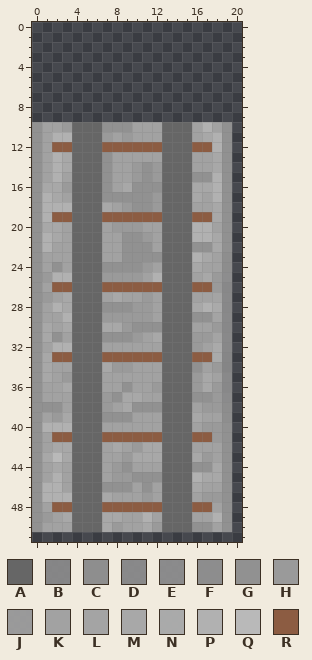
Edited in one commit: pixel-art sprite (img/trackSE.png). The first picture shows the starting point.
The file is 27x60 pixels. Pixels under 10% opacity are left out. Colours within 5 levels of each other are drawn and written as one. Shown: x 0..20, y 0..51.
Palette (. is transparent): A #666666  B #909090dd  C #909090f9  D #919191e4  E #919191eb  F #919191f2  G #919191  H #9a9a9a  J #9c9c9cf8  K #a2a2a2  L #a8a8a8f5  M #a8a8a8  N #aeaeaef5  P #b1b1b1  Q #b9b9b9  R #8c5c42
Pixels before, first column x 0:
10 GKKHAAAGGGKKKAAAKPKG
11 GKPPAAAHKHKKKAAAKMPG
12 GKRRAAARRRRRRAAARRPG
13 GKPMAAAGKKKKKAAAKKMG
14 GKPMAAAGKKHGHAAAKKMG
15 GKPKAAAGKKHGHAAAGGPG
16 GMMHAAAGKMGGGAAAMMPG
17 GPMKAAAGGGGGHAAAMKPG
18 GPPPAAAMKHGGHAAAKKMG
19 GPRRAAARRRRRRAAARRMG
20 GMMKAAAKHHHKKAAAPPKG
21 GPMKAAAKKGGHKAAAPPMG
22 GPKKAAAKKGGGKAAAGGMG
23 GKKKAAAKKGGGGAAAPMKC
24 GKGKAAAGGGGHKAAAMKKF
25 GHPPAAAHHHHKPAAAKMHF
26 GKRRAAARRRRRRAAARRJD
27 GHKMAAAKMKKHKAAAKKLD
28 GKPMAAAGGGHHKAAAMPND
29 GKKPAAAHHHHHKAAAGGLD
30 GMKMAAAMMHGGGAAAKKJD
31 GMGKAAAGGGHKMAAAHHLD
32 GKPPAAAKKKKKKAAAHKND
33 GMRRAAARRRRRRAAARRNB
34 GMKKAAAMHHKKKAAAGKJB
35 GMKHAAAKKKKKKAAAHMKD
36 GKKMAAAKKGKKHAAAHMHD
37 GKKKAAAHGMMKKAAAGGHE
38 GGGKAAAHKMGGGAAAKHHF
39 GKHMAAAGGGKKKAAAMKKC
40 GPPPAAAKKKKKKAAAKHHG
41 GKRRAAARRRRRRAAARRHG
42 GKMMAAAKMKHMMAAAKKKG
43 GMQMAAAKKHMMMAAAMHKG
44 GKMKAAAKHGKKKAAAGGMG
45 GKPKAAAKHHGGGAAAPMMG
46 GPPKAAAGGGKGKAAAMKKG
47 GPPPAAAMKKKHKAAAKHHG
48 GKRRAAARRRRRRAAARRKG
49 GHKMAAAMMKKPKAAAKKPG
50 GKKKAAAMHKKMHAAAGGKG
Once edited:
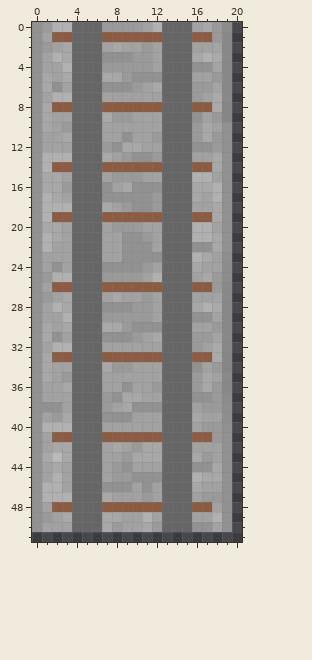
Edits made:
{"y":0,"x":0,"old":"....................","new":"GHPPAAAHHHHKPAAAKMHF"}
{"y":1,"x":0,"old":"....................","new":"GKRRAAARRRRRRAAARRJD"}
{"y":2,"x":0,"old":"....................","new":"GHKMAAAKMKKHKAAAKKLD"}
{"y":3,"x":0,"old":"....................","new":"GKPMAAAGGGHHKAAAMPND"}
{"y":4,"x":0,"old":"....................","new":"GKKPAAAHHHHHKAAAGGLD"}
{"y":5,"x":0,"old":"....................","new":"GMKMAAAMMHGGGAAAKKJD"}
{"y":6,"x":0,"old":"....................","new":"GMGKAAAGGGHKMAAAHHLD"}
{"y":7,"x":0,"old":"....................","new":"GKPPAAAKKKKKKAAAHKND"}
{"y":8,"x":0,"old":"....................","new":"GMRRAAARRRRRRAAARRNB"}
{"y":9,"x":0,"old":"....................","new":"GMKKAAAMHHKKKAAAGKJB"}
{"y":10,"x":1,"old":"K","new":"M"}
{"y":10,"x":7,"old":"GGG","new":"KKK"}
{"y":10,"x":16,"old":"KP","new":"HM"}
{"y":11,"x":2,"old":"PP","new":"KM"}
{"y":11,"x":7,"old":"H","new":"K"}
{"y":11,"x":9,"old":"H","new":"G"}
{"y":11,"x":12,"old":"K","new":"H"}
{"y":11,"x":16,"old":"K","new":"H"}
{"y":11,"x":18,"old":"P","new":"H"}
{"y":12,"x":2,"old":"RR","new":"KK"}
{"y":12,"x":7,"old":"RRRRRR","new":"HGMMKK"}
{"y":12,"x":16,"old":"RRP","new":"GGH"}
{"y":13,"x":1,"old":"K","new":"P"}
{"y":13,"x":3,"old":"M","new":"P"}
{"y":13,"x":7,"old":"G","new":"M"}
{"y":13,"x":9,"old":"KKKK","new":"HGGH"}
{"y":14,"x":1,"old":"KPM","new":"PRR"}
{"y":14,"x":7,"old":"GKKHGH","new":"RRRRRR"}
{"y":14,"x":16,"old":"KK","new":"RR"}
{"y":15,"x":1,"old":"KP","new":"MM"}
{"y":15,"x":7,"old":"GKK","new":"KHH"}
{"y":15,"x":11,"old":"GH","new":"KK"}
{"y":15,"x":16,"old":"GGP","new":"PPK"}
{"label":"changed","picture_box":[32,22,232,182]}
